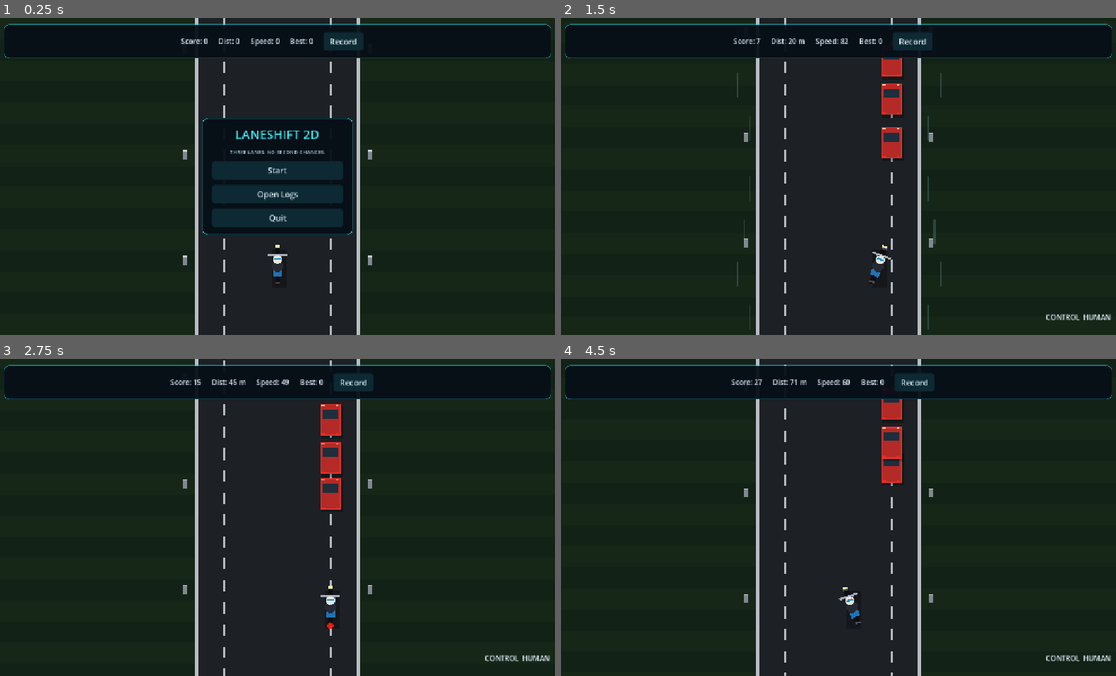
Above: before the commit, frames 1-4 (two rows, left to right).
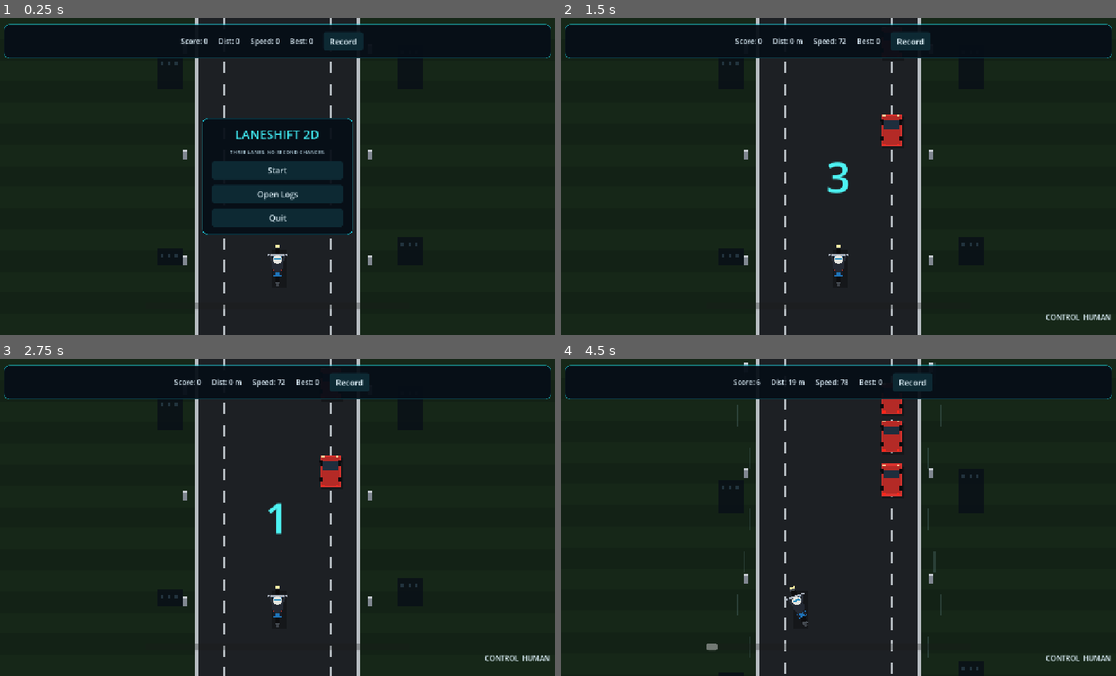
Above: after the commit, the same moments.

Repository: dp1x/laneshift
Game: Godot game, scene res://scenes/main.tscn
Same seed, same stepped clock (60 frames per second), same inputs: the game is played once before the commit and once after it.
Inputs (mouse positions are in pixels of both pictures, inside the frame that each line leads up to):
- Up to frame 1 (0.25 s): no input
- Up to frame 2 (1.5 s): click "Start" at 0.5 s; tap Enter at 1.25 s; move the mouse to (960, 160) at 1.27 s; hold D from 1.28 s (still down); tap T at 1.35 s; click (960, 160) at 1.42 s
- Up to frame 3 (2.75 s): tap Space at 1.52, 2.27 s; move the mouse to (166, 533) at 2.02 s; release D at 2.03 s; hold Down from 2.03 s (still down); tap T at 2.1 s
- Up to frame 4 (4.5 s): move the mouse to (894, 447) at 2.77 s; release Down at 2.78 s; hold D 2.78-4.28 s; tap T at 2.85, 3.6, 4.35 s; move the mouse to (810, 580) at 3.52 s; click (810, 580) at 3.67 s; tap Space at 3.77 s; move the mouse to (1010, 565) at 4.27 s; hold A from 4.28 s (still down)

The runs differ from the first frame. In frame 1, 0.1% of the frame differs, in the area x 29-76%, y 13-92%; in frame 2, 2.2%; in frame 3, 2.1%; in frame 4, 2.3%, in the area x 26-76%, y 0-100%.

Commit message:
feat: countdown, progress, richer 2D scene, TTC state, and model pacing

Diff:
--- a/scripts/main.gd
+++ b/scripts/main.gd
@@ -45,6 +45,8 @@
 var record_button: Button
 var record_status_label: Label
 var notice_label: Label
+var countdown_label: Label
+var progress_bar: ProgressBar
 var notice_timer: float = 0.0
 
 var best_score: float = 0.0
@@ -68,6 +70,9 @@
 var auto_max_episodes: int = 0
 var auto_running: bool = false
 var auto_episode_duration: float = 0.0
+var sim_speed_scale: float = 1.0
+var countdown_seconds: float = 3.0
+var countdown_timer: float = 0.0
 var action_event_sequence: int = 0
 var external_timeout_msec: int = 1500
 var max_stale_ticks: int = 30
@@ -138,6 +143,8 @@
 	auto_episodes_per_seed = int(options["episodes"])
 	auto_max_episodes = int(options["max_episodes"])
 	auto_episode_duration = float(options["episode_duration"])
+	sim_speed_scale = float(options["sim_speed_scale"])
+	countdown_seconds = float(options["countdown"])
 	websocket_port = int(options["ws_port"])
 	external_timeout_msec = int(options["external_timeout_ms"])
 	max_stale_ticks = int(options["max_stale_ticks"])
@@ -156,6 +163,8 @@
 		"episodes": 1,
 		"max_episodes": 0,
 		"episode_duration": 0.0,
+		"sim_speed_scale": 1.0,
+		"countdown": 3.0,
 		"ws_port": 8765,
 		"external_timeout_ms": 1500,
 		"max_stale_ticks": 30,
@@ -189,6 +198,10 @@
 				options["max_episodes"] = int(value)
 			"--episode-duration":
 				options["episode_duration"] = float(value)
+			"--sim-speed-scale":
+				options["sim_speed_scale"] = clampf(float(value), 0.1, 4.0)
+			"--countdown":
+				options["countdown"] = clampf(float(value), 0.0, 10.0)
 			"--ws-port":
 				options["ws_port"] = clampi(int(value), 1, 65535)
 			"--external-timeout-ms":
@@ -243,7 +256,7 @@
 			draw_rect(Rect2(lane_x - 2, y, 4, DASH_LENGTH), Color(0.85, 0.88, 0.9, 0.8))
 			y += period
 
-	# roadside posts
+	# roadside posts and a low parallax skyline
 	var post_start: float = floor(sim.player_z / 24.0) * 24.0
 	for i in range(-2, 14):
 		var z: float = post_start + i * 24.0
@@ -254,6 +267,18 @@
 			var px: float = center_x + side * (road_half + 30.0)
 			draw_rect(Rect2(px - 4, py - 20, 8, 20), Color(0.5, 0.53, 0.57))
 			draw_rect(Rect2(px - 6, py - 22, 12, 4), Color(0.78, 0.8, 0.82))
+	var city_start: float = floor(sim.player_z / 40.0) * 40.0
+	for i in range(-1, 12):
+		var cz: float = city_start + i * 40.0
+		var cy: float = player_y - (cz - sim.player_z) * PX_PER_M_Z
+		if cy < -120 or cy > view.y + 120:
+			continue
+		for side in [-1, 1]:
+			var bx: float = center_x + side * (road_half + 92.0)
+			var bh: float = 50.0 + fmod(float(i * 37 + side * 13), 90.0)
+			draw_rect(Rect2(bx, cy - bh, 58, bh), Color(0.035, 0.06, 0.09, 0.85))
+			for wx in range(3):
+				draw_rect(Rect2(bx + 8 + wx * 16, cy - bh + 12, 6, 8), Color(0.55, 0.8, 0.95, 0.18))
 
 	# traffic
 	for v in sim.traffic:
@@ -271,6 +296,9 @@
 			var sy := fmod(sim.player_z * PX_PER_M_Z * 1.8 + i * 97.0, view.y)
 			draw_rect(Rect2(sx, sy, 3, 40 + speed_ratio * 50), Color(0.7, 0.9, 1.0, streak_alpha))
 			draw_rect(Rect2(center_x + road_half + 22 + (i % 3) * 14, sy, 3, 40 + speed_ratio * 50), Color(0.7, 0.9, 1.0, streak_alpha))
+
+	if sim.status == "finished" and shake_timer > 0.0:
+		draw_rect(Rect2(Vector2.ZERO, view), Color(1.0, 0.08, 0.04, minf(0.35, shake_timer * 0.5)))
 
 	draw_set_transform(Vector2.ZERO, 0.0, Vector2.ONE)
 
@@ -290,6 +318,15 @@
 	draw_rect(Rect2(body.position + Vector2(4, 6), body.size), Color(0, 0, 0, 0.28))
 	draw_rect(body, color)
 	draw_rect(Rect2(body.position.x + 3, body.position.y + 3, body.size.x - 6, body.size.y - 6), color.darkened(0.18))
+	# wheels
+	var wheel_w := maxf(4.0, body.size.x * 0.16)
+	var wheel_h := maxf(10.0, body.size.y * 0.16)
+	for wx in [body.position.x - 2.0, body.end.x - wheel_w + 2.0]:
+		for wy in [body.position.y + body.size.y * 0.16, body.position.y + body.size.y * 0.68]:
+			draw_rect(Rect2(wx, wy, wheel_w, wheel_h), Color(0.04, 0.04, 0.05))
+	# mirrors
+	draw_rect(Rect2(body.position.x - 3, body.position.y + body.size.y * 0.22, 3, 8), Color(0.1, 0.1, 0.12))
+	draw_rect(Rect2(body.end.x, body.position.y + body.size.y * 0.22, 3, 8), Color(0.1, 0.1, 0.12))
 	# windshield / roof
 	var roof_h := body.size.y * 0.28
 	draw_rect(Rect2(body.position.x + 5, body.position.y + body.size.y * 0.18, body.size.x - 10, roof_h), Color(0.12, 0.18, 0.24))
@@ -317,10 +354,21 @@
 	draw_rect(Rect2(-7, -6, 14, 5), Color(1.0, 0.45, 0.3, 0.6))
 	# handlebars
 	draw_rect(Rect2(-22, -26, 44, 5), Color(0.65, 0.68, 0.72))
+	# arms from the rider to the bars
+	draw_line(Vector2(-10, -6), Vector2(-18, -24), Color(0.16, 0.18, 0.22), 5.0)
+	draw_line(Vector2(10, -6), Vector2(18, -24), Color(0.16, 0.18, 0.22), 5.0)
+	# rider torso and legs
+	draw_colored_polygon(PackedVector2Array([
+		Vector2(-10, -8), Vector2(10, -8), Vector2(8, 16), Vector2(-8, 16)
+	]), Color(0.14, 0.16, 0.2))
+	draw_line(Vector2(-6, 12), Vector2(-9, 24), Color(0.1, 0.12, 0.16), 5.0)
+	draw_line(Vector2(6, 12), Vector2(9, 24), Color(0.1, 0.12, 0.16), 5.0)
 	# rider
 	draw_circle(Vector2(0, 2), 13, Color(0.14, 0.16, 0.2))
 	draw_circle(Vector2(0, -13), 10, Color(0.9, 0.9, 0.88))
 	draw_rect(Rect2(-7, -16, 14, 4), Color(0.15, 0.55, 0.75))
+	# exhaust
+	draw_circle(Vector2(0, 46), 4, Color(0.55, 0.6, 0.65, 0.35))
 	# headlight
 	draw_rect(Rect2(-5, -46, 10, 4), Color(1.0, 0.95, 0.65))
 	if sim.braking:
@@ -433,6 +481,25 @@
 	notice_label.add_theme_font_size_override("font_size", 22)
 	notice_label.visible = false
 	hud.add_child(notice_label)
+
+	countdown_label = Label.new()
+	countdown_label.set_anchors_preset(Control.PRESET_FULL_RECT)
+	countdown_label.horizontal_alignment = HORIZONTAL_ALIGNMENT_CENTER
+	countdown_label.vertical_alignment = VERTICAL_ALIGNMENT_CENTER
+	countdown_label.add_theme_font_size_override("font_size", 96)
+	countdown_label.add_theme_color_override("font_color", Color(0.3, 0.95, 0.95))
+	countdown_label.visible = false
+	hud.add_child(countdown_label)
+
+	progress_bar = ProgressBar.new()
+	progress_bar.set_anchors_preset(Control.PRESET_CENTER_BOTTOM)
+	progress_bar.offset_left = -300
+	progress_bar.offset_right = 300
+	progress_bar.offset_top = -74
+	progress_bar.offset_bottom = -58
+	progress_bar.max_value = 500.0
+	progress_bar.show_percentage = false
+	hud.add_child(progress_bar)
 
 	menu_panel = _make_panel("LANESHIFT 2D", ["Start", "Open Logs", "Quit"])
 	menu_panel.theme = ui_theme
@@ -574,7 +641,14 @@
 	menu_panel.visible = false
 	pause_panel.visible = false
 	gameover_panel.visible = false
-	state = "playing"
+	if countdown_seconds > 0.0:
+		state = "countdown"
+		countdown_timer = countdown_seconds
+		countdown_label.visible = true
+		countdown_label.text = str(int(ceil(countdown_timer)))
+	else:
+		state = "playing"
+		countdown_label.visible = false
 	telemetry_timer = 0.0
 	decision_timer = 0.0
 	queue_redraw()
@@ -781,6 +855,17 @@
 		shake_timer -= delta
 		if shake_timer <= 0:
 			shake_offset = Vector2.ZERO
+	if state == "countdown":
+		countdown_timer = maxf(0.0, countdown_timer - delta)
+		if countdown_timer > 0.0:
+			countdown_label.text = str(int(ceil(countdown_timer)))
+		else:
+			state = "playing"
+			countdown_label.visible = false
+			_log_event("countdown_finished", {})
+		_update_hud()
+		queue_redraw()
+		return
 	if state == "playing":
 		_handle_human_input(delta)
 		if external_control and not auto_run and Time.get_ticks_msec() - last_external_action_msec > external_timeout_msec:
@@ -788,7 +873,7 @@
 			control_mode = "human"
 			_log_event("controller_timeout", {"fallback_control": "human"})
 			_submit_action("STAY", 0.1, "human", "human")
-		sim.step(delta)
+		sim.step(delta * sim_speed_scale)
 		_log_score_milestones(sim.score)
 		if sim.status != "running":
 			_update_hud()
@@ -1010,6 +1095,8 @@
 	speed_label.text = "Speed: %.0f" % (sim.player_speed * 3.6)
 	best_label.text = "Best: %.0f" % best_score
 	status_label.text = "CONTROL  " + control_mode.to_upper()
+	if progress_bar != null:
+		progress_bar.value = fmod(sim.distance, 500.0)
 
 func _load_highscore() -> void:
 	var f := FileAccess.open(highscore_path, FileAccess.READ)
--- a/tests/game_flow_test.gd
+++ b/tests/game_flow_test.gd
@@ -10,6 +10,7 @@
 func _run() -> void:
 	var game = MainScene.instantiate()
 	root.add_child(game)
+	game.countdown_seconds = 0.0
 	game.start_recording()
 	var start_button = game.menu_panel.find_child("Start", true, false)
 	start_button.pressed.emit()
Not shown, changed: python/kev_state.py
Not shown, changed: python/policies/model_adapter.py
Not shown, changed: python/policies/onnx_kev.py
Not shown, added: python/policies/openrouter_decisions.py
Not shown, changed: python/server.py
